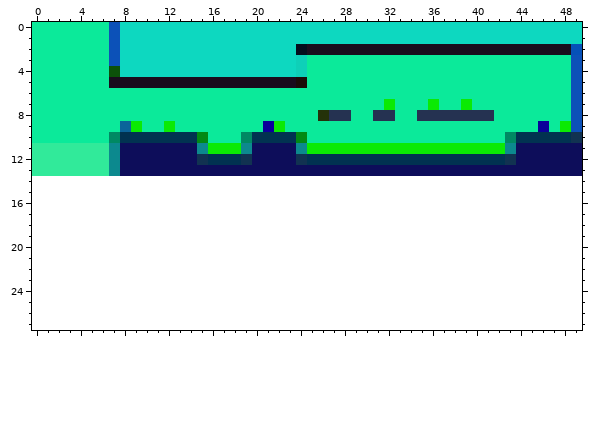
Two versions of one pixel-art sprite, assets/lvls/1.png. Above, as it was before the edit.
The file is 50x14 pixels. Colours within 5 levels of each other are drawn and written as one. The old version is drawn lined up with the new one, on the new canvas.
Now the later version:
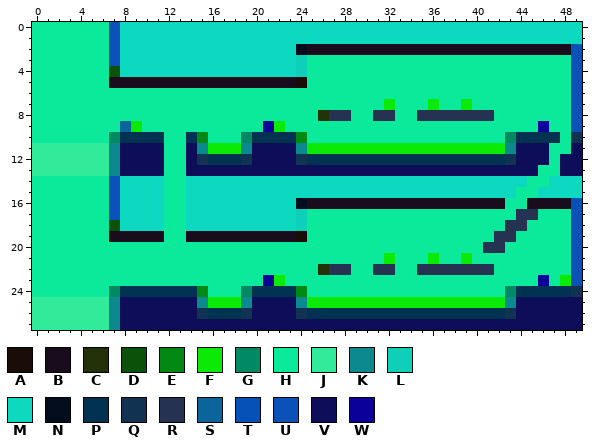
Palette (. is transparent): A #1a0d08  B #190d1d  C #243209  D #0c5109  E #028913  F #0bea04  G #008963  H #0bea9a  J #31ea9a  K #0c898e  L #0ed0b8  M #0dd8c0  N #040d1d  P #013251  Q #113251  R #253251  S #0b649a  T #0551b8  U #0c51b8  V #0d0d5a  W #0b009a
From old to new:
canvas 50x14 -> 50x28
Colour A now appears in row 19 at x 24.
Colour B now appears in row 16 at x 25 to 42 and 45 to 48; in row 19 at x 7 to 11 and 14 to 23.
Colour C now appears in row 22 at x 26.
Colour D now appears in row 18 at x 7.
Colour E now appears in row 24 at x 15 and 24.
Colour F now appears in row 21 at x 32, 36 and 39; in row 23 at x 22 and 48; in row 25 at x 16 to 18 and 25 to 42.
Colour G now appears in row 24 at x 7, 19 and 43.
Colour H now appears in row 14 at x 0 to 6, 12 to 13 and 45 to 46; in row 15 at x 0 to 6, 12 to 13 and 44 to 45; in row 16 at x 0 to 6, 12 to 13 and 43 to 44; in row 17 at x 0 to 6, 12 to 13, 25 to 43 and 46 to 48; in row 18 at x 0 to 6, 12 to 13, 25 to 42 and 45 to 48; in row 19 at x 0 to 6, 12 to 13, 25 to 41 and 44 to 48.
Colour H now appears in row 20 at x 0 to 40 and 43 to 48; in row 21 at x 0 to 31, 33 to 35, 37 to 38 and 40 to 48; in row 22 at x 0 to 25, 29 to 30, 33 to 34 and 42 to 48; in row 23 at x 0 to 20, 23 to 45 and 47; in row 24 at x 0 to 6, 16 to 18 and 25 to 42.
The author changed colour F to colour H in row 9 at x 12 and 48.
The author changed colour P to colour H in row 10 at x 12 to 13 and 48.
The author changed colour V to colour H in row 11 at x 12 to 13 and 47 to 48; in row 12 at x 12 to 13 and 47; in row 13 at x 12 to 13 and 46 to 47.
Colour J now appears in rows 25 to 27 at x 0 to 6.
Colour K now appears in row 25 at x 7, 15, 19, 24 and 43; in rows 26 to 27 at x 7.
Colour L now appears in rows 17 to 18 at x 24.
Colour M now appears in row 14 at x 8 to 11, 14 to 44 and 47 to 49; in row 15 at x 8 to 11, 14 to 43 and 46 to 49; in rows 16 to 18 at x 8 to 11 and 14 to 23.
Colour N now appears in row 16 at x 24.
Colour P now appears in row 24 at x 8 to 14, 20 to 23 and 44 to 48; in row 26 at x 16 to 18 and 25 to 42.
Colour Q now appears in row 24 at x 49; in row 26 at x 15, 19, 24 and 43.
Colour R now appears in row 17 at x 44 to 45; in row 18 at x 43 to 44; in row 19 at x 42 to 43; in row 20 at x 41 to 42; in row 22 at x 27 to 28, 31 to 32 and 35 to 41.
Colour T now appears in row 16 at x 49.
Colour U now appears in rows 14 to 16 at x 7; in row 17 at x 7 and 49; in rows 18 to 23 at x 49.
Colour V now appears in rows 25 to 26 at x 8 to 14, 20 to 23 and 44 to 49; in row 27 at x 8 to 49.
Colour W now appears in row 23 at x 21 and 46.
